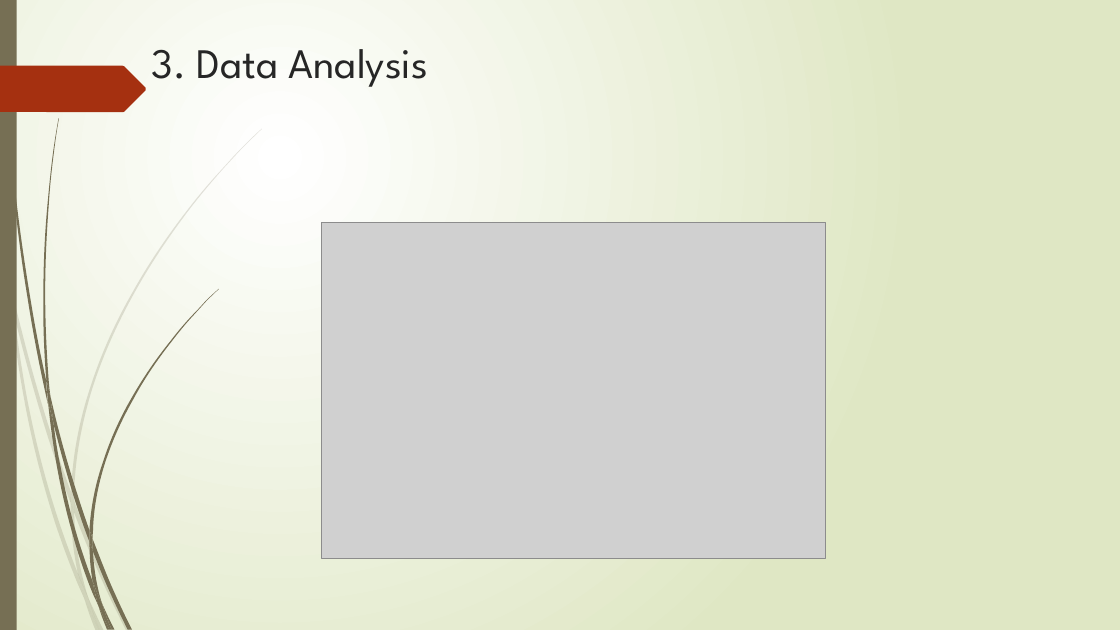
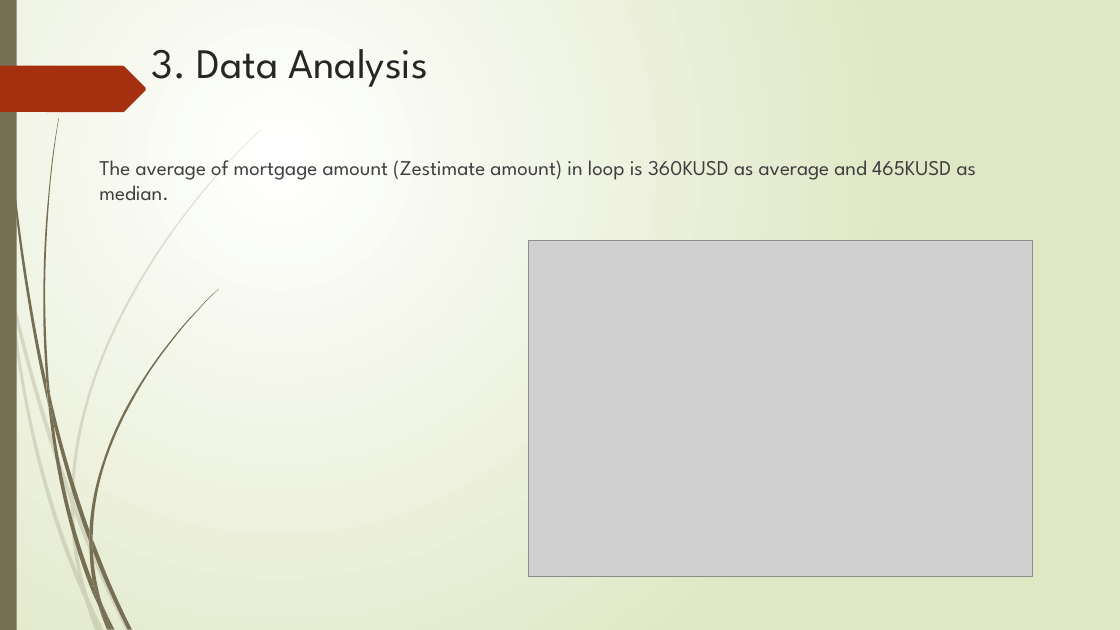
Before and after one commit to FeLowe/NW-Bootcamp-Projects, a slide deck: slide 4 of Presentation - Fernanda Mina.pptx. Drawn at 1120x630 pixels with LibreOffice and Linux fonts; fonts in the diff are those of the drawing; grey boxes stand for pictures. Boxes give left, top, right and bottom in pixels: in the first picture for what was removed or moved away, otherwise in the second. Text is boxed around its words. In the diff, an @@ line names an element or a change of style, - is before the commit and + after.

```diff
--- a/Presentation - Fernanda Mina.pptx
+++ b/Presentation - Fernanda Mina.pptx
@@ text added at bbox=[99, 160, 976, 200], 18 pt, text #404040 @@
+The average of mortgage amount (Zestimate amount) in loop is 360KUSD as average and 465KUSD as median.
@@ picture: place and size @@
-picture at bbox=[322, 222, 826, 558]
+picture at bbox=[528, 241, 1033, 577]
```
Also in this commit, not shown: 5 other slides changed, 1 slide removed, 5 other files.
